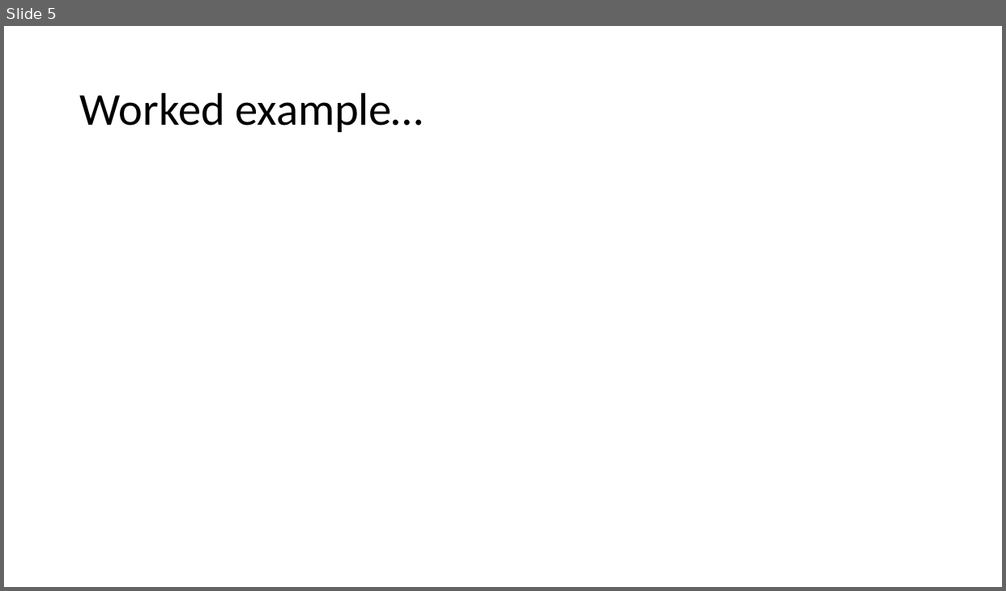
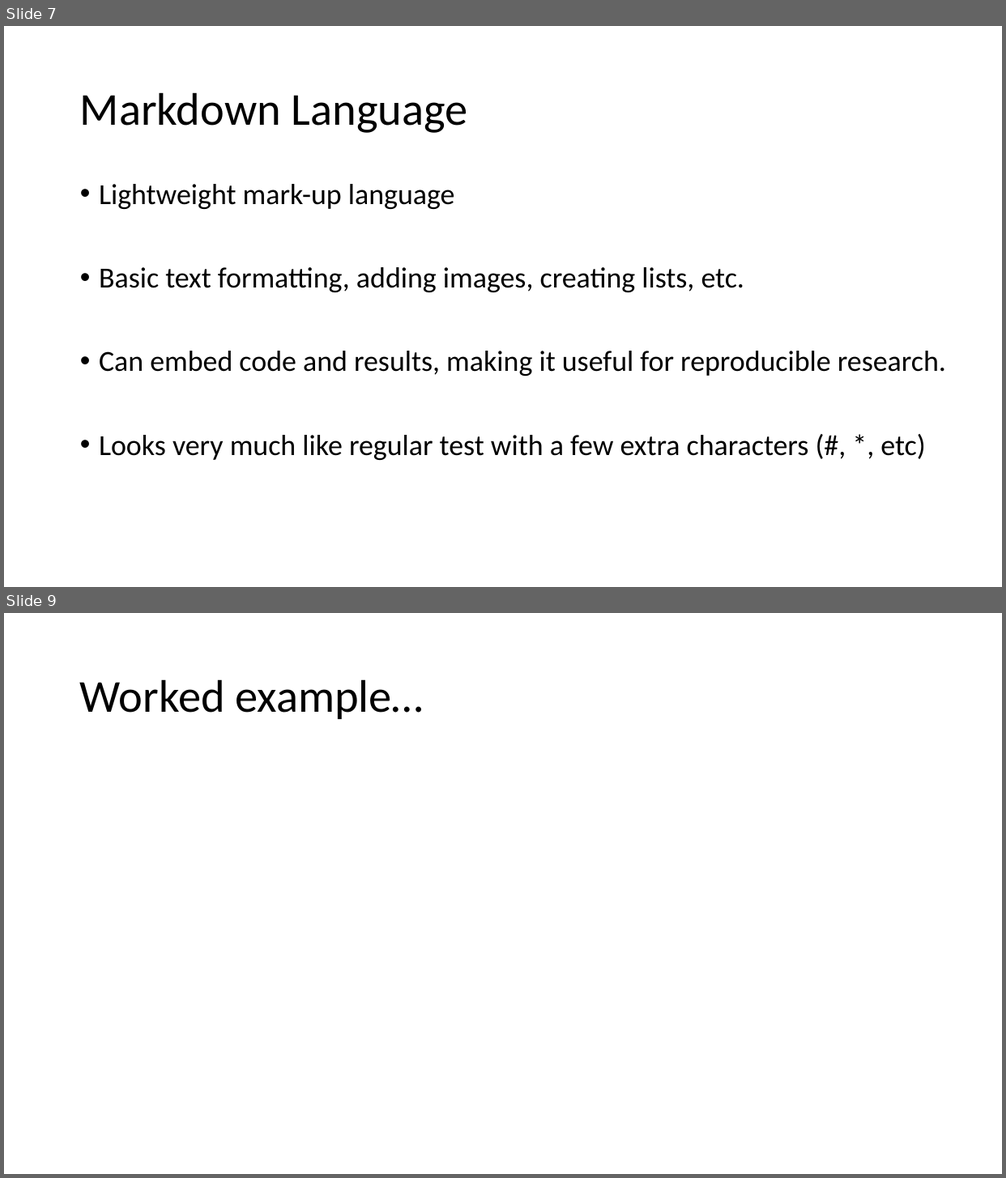
Before and after one commit to susjoh/Intro_to_Stats_in_R, a slide deck: docs/Using R as a Research Tool Pt 2.pptx. Shown one above the other, each under a label of ours: slide 5 before the commit, slides 7 and 9 after it; the slides between them are not shown. The pictures are 1006x591 and 1006x1178 pixels, drawn with LibreOffice and Linux fonts; fonts in the diff are those of the drawing. Boxes give left, top, right and bottom in pixels: in the first picture for what was removed or moved away, otherwise in the second. Text is boxed around its words. In the diff, an @@ line names an element or a change of style, - is before the commit and + after.

```diff
--- a/docs/Using R as a Research Tool Pt 2.pptx
+++ b/docs/Using R as a Research Tool Pt 2.pptx
@@ slide 7 added at (4, 26, 1002, 587), background #FFFFFF @@
@@ title added at (80, 92, 468, 133), 44 pt, text #000000 @@
+Markdown Language
@@ text added at (99, 184, 946, 460), 28 pt, text #000000 @@
+• Lightweight mark-up language
+• Basic text formatting, adding images, creating lists, etc.
+• Can embed code and results, making it useful for reproducible research.
+• Looks very much like regular test with a few extra characters (#, *, etc)
@@ what was slide 5 is now slide 9 @@
```
Also in this commit, not shown: 3 slides changed, 3 other slides added, 1 other file.
